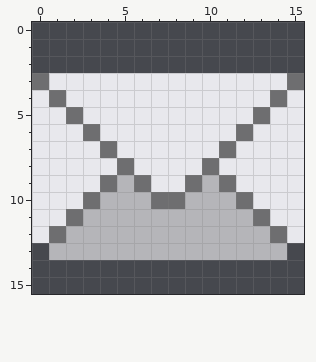
Pixel-art sprite: src/img/mail.png. The picture above is the old version.
The file is 160x160 pixels, drawn in blocks of 10x10; one block is one cell here.
The result:
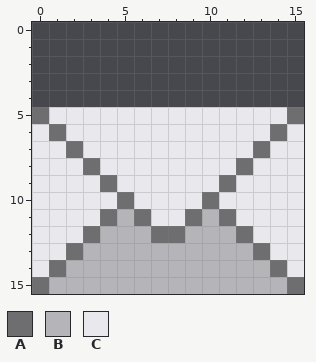
Palette (. is transparent): A #6e6e70  B #b5b5b9  C #e8e8ed
Changes in this commit:
@@ x 0..15 @@
  2 ................
- 3 ACCCCCCCCCCCCCCA
- 4 CACCCCCCCCCCCCAC
- 5 CCACCCCCCCCCCACC
- 6 CCCACCCCCCCCACCC
- 7 CCCCACCCCCCACCCC
- 8 CCCCCACCCCACCCCC
- 9 CCCCABACCABACCCC
-10 CCCABBBAABBBACCC
-11 CCABBBBBBBBBBACC
-12 CABBBBBBBBBBBBAC
-13 .BBBBBBBBBBBBBB.
-14 ................
-15 ................
+ 3 ................
+ 4 ................
+ 5 ACCCCCCCCCCCCCCA
+ 6 CACCCCCCCCCCCCAC
+ 7 CCACCCCCCCCCCACC
+ 8 CCCACCCCCCCCACCC
+ 9 CCCCACCCCCCACCCC
+10 CCCCCACCCCACCCCC
+11 CCCCABACCABACCCC
+12 CCCABBBAABBBACCC
+13 CCABBBBBBBBBBACC
+14 CABBBBBBBBBBBBAC
+15 ABBBBBBBBBBBBBBA
Pixel boxes of the changes (left, top, right, bottom) in both pictures:
changed: (32, 73, 304, 294)
